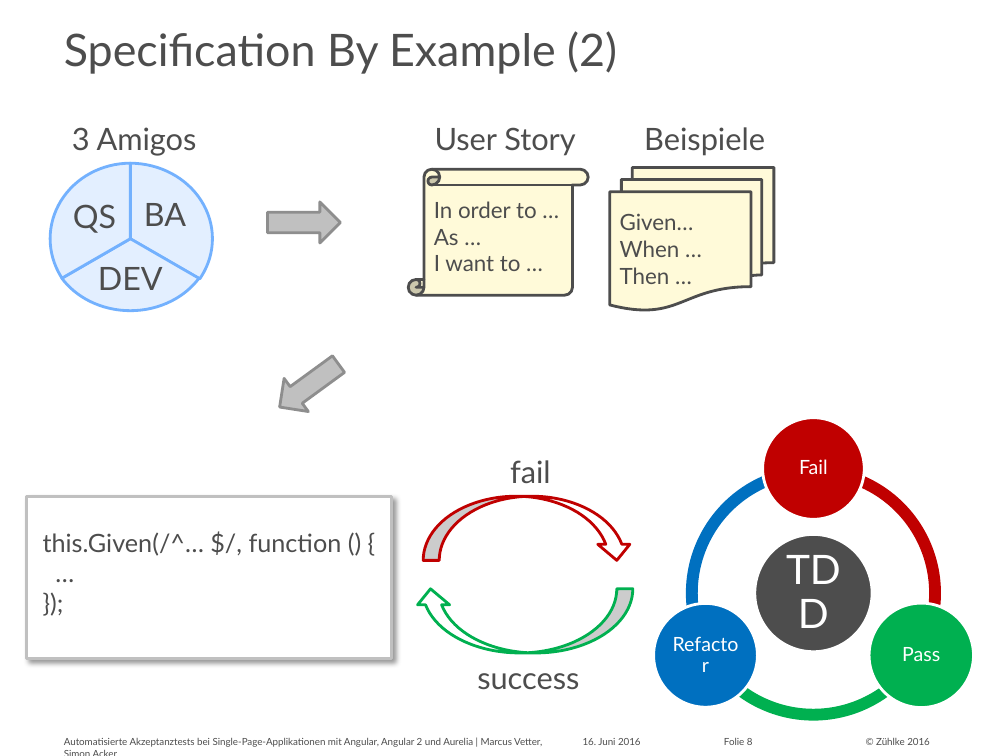
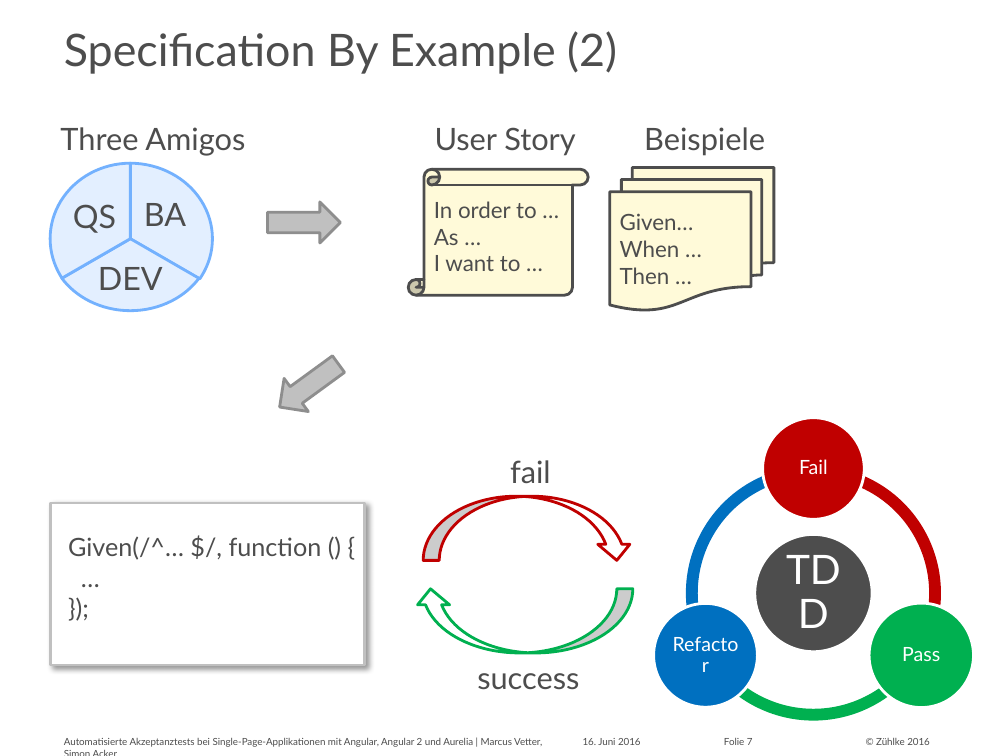
Before and after one commit to marcusvetter/yoda-chat, a slide deck: slide 7 of Vortrag_KE2016_MAVE_SIA.pptx (slide 8 before the commit). Drawn at 1008x756 pixels with LibreOffice and Linux fonts; fonts in the diff are those of the drawing. Boxes give left, top, right and bottom in pixels: in the first picture for what was removed or moved away, otherwise in the second. Text is boxed around its words. In the diff, an @@ line names an element or a change of style, - is before the commit and + after.

```diff
--- a/Vortrag_KE2016_MAVE_SIA.pptx
+++ b/Vortrag_KE2016_MAVE_SIA.pptx
@@ text at [60, 127, 245, 156]: text changed @@
-3 Amigos
+Three Amigos
@@ rectangle: place and size @@
-rectangle at [26, 496, 391, 658]
+rectangle at [50, 503, 365, 665]
@@ text "Given(/^… $/, function () {": place and size @@
-text "Given(/^… $/, function () {" at [43, 533, 342, 556]
+text "Given(/^… $/, function () {" at [68, 537, 322, 560]
@@ text at [68, 537, 322, 560]: text changed @@
-this.Given(/^… $/, function () {
+Given(/^… $/, function () {
@@ page number at [724, 738, 753, 745]: text changed @@
-Folie 8
+Folie 7
```
Also in this commit, not shown: 2 slides added, 1 slide removed.
